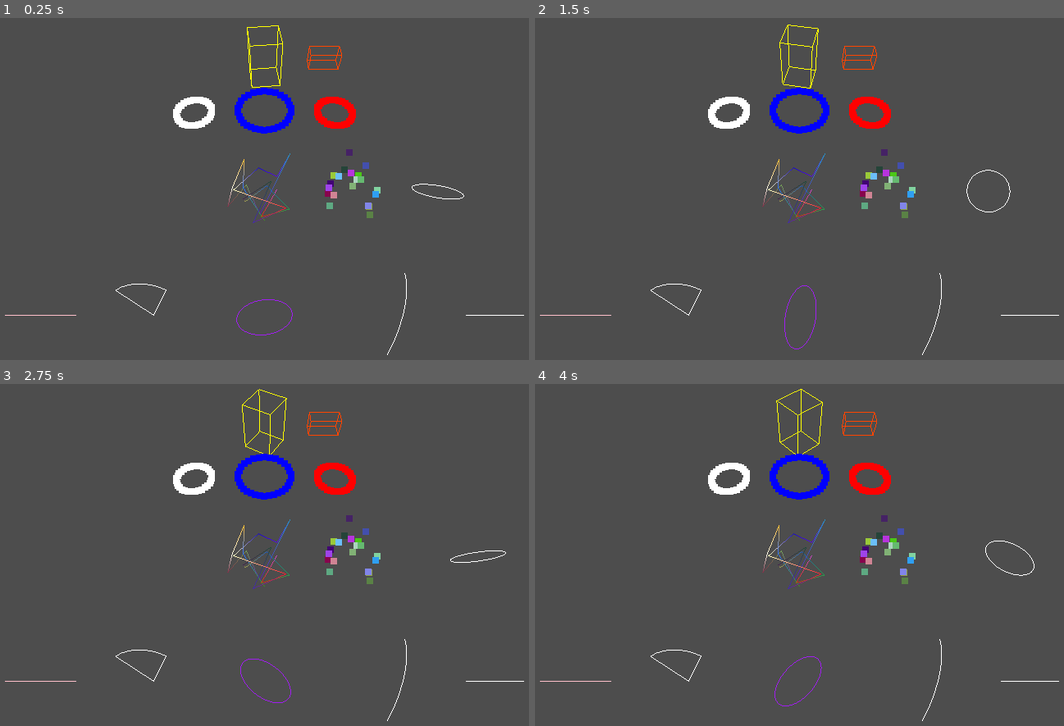
Above: before the commit, frames 1-4 (two rows, left to right).
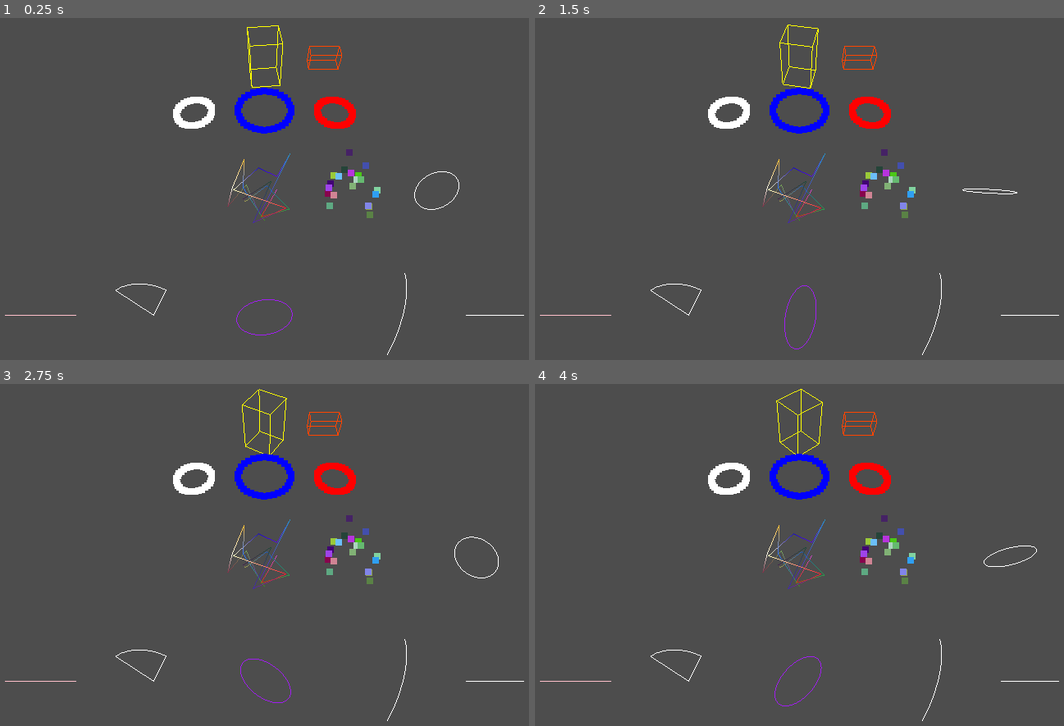
Above: after the commit, the same moments.

Repository: nyxkn/godot-draw3d
Game: Godot game, scene res://draw_3d_example.tscn
Two runs of this game, one before a commit and one after it. Both use one fixed random seed, a clock stepped at 60 frames per second and the inputs below.
Inputs:
- Up to frame 1 (0.25 s): no input
- Up to frame 2 (1.5 s): no input
- Up to frame 3 (2.75 s): no input
- Up to frame 4 (4 s): no input

The runs differ from the first frame. In frame 1, 0.1% of the frame differs, in the area x 77-88%, y 44-57%; in frame 2, 0.1%; in frame 3, 0.1%, in the area x 85-96%, y 44-57%; in frame 4, 0.1%.

Commit message:
add new screenshot

Diff:
--- a/draw_3d_example.tscn
+++ b/draw_3d_example.tscn
@@ -24,7 +24,7 @@
 script = ExtResource("2")
 
 [node name="TransformMe" type="MeshInstance3D" parent="." unique_id=1877715069]
-transform = Transform3D(0.999689, 0, 0, 0, 0.8135722, -0.52560395, 0, 0.52573824, 0.81338114, 8.000961, 0, 0)
+transform = Transform3D(0.999689, 0, 0, 0, -0.58460057, -0.77198565, 0, 0.7721636, -0.58444756, 9.134135, 0, 0)
 mesh = SubResource("ImmediateMesh_s7nhu")
 script = ExtResource("2")
 
Binary file added: media/screenshot-2.png
